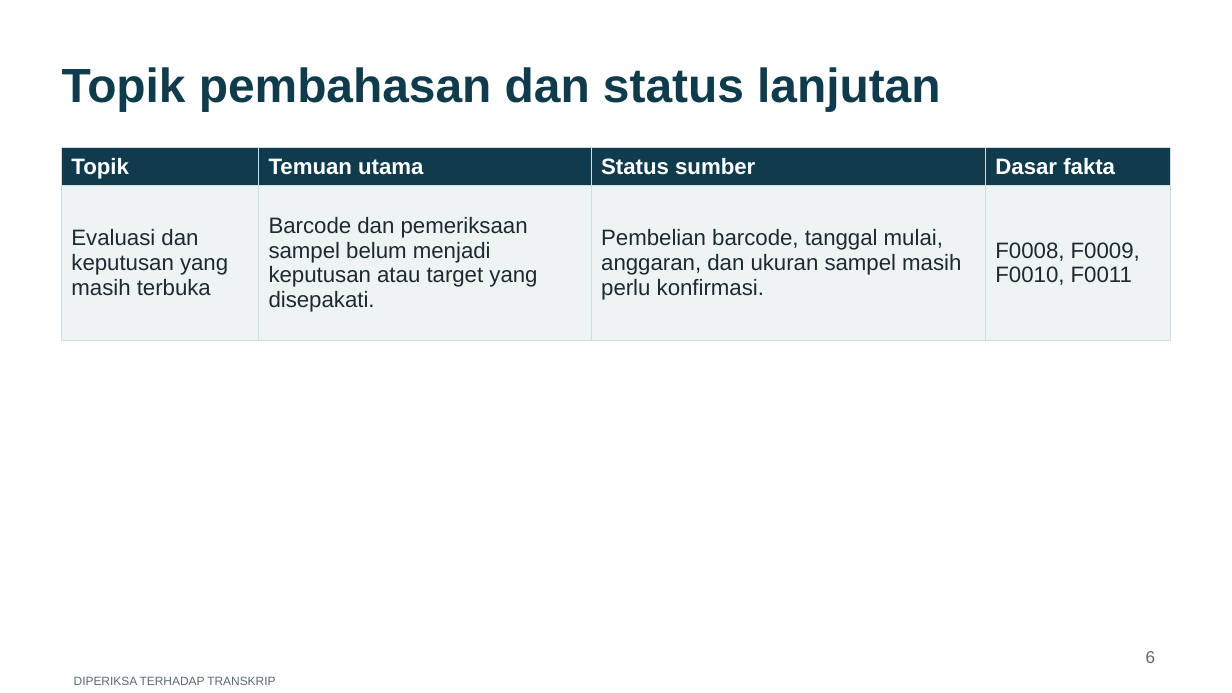
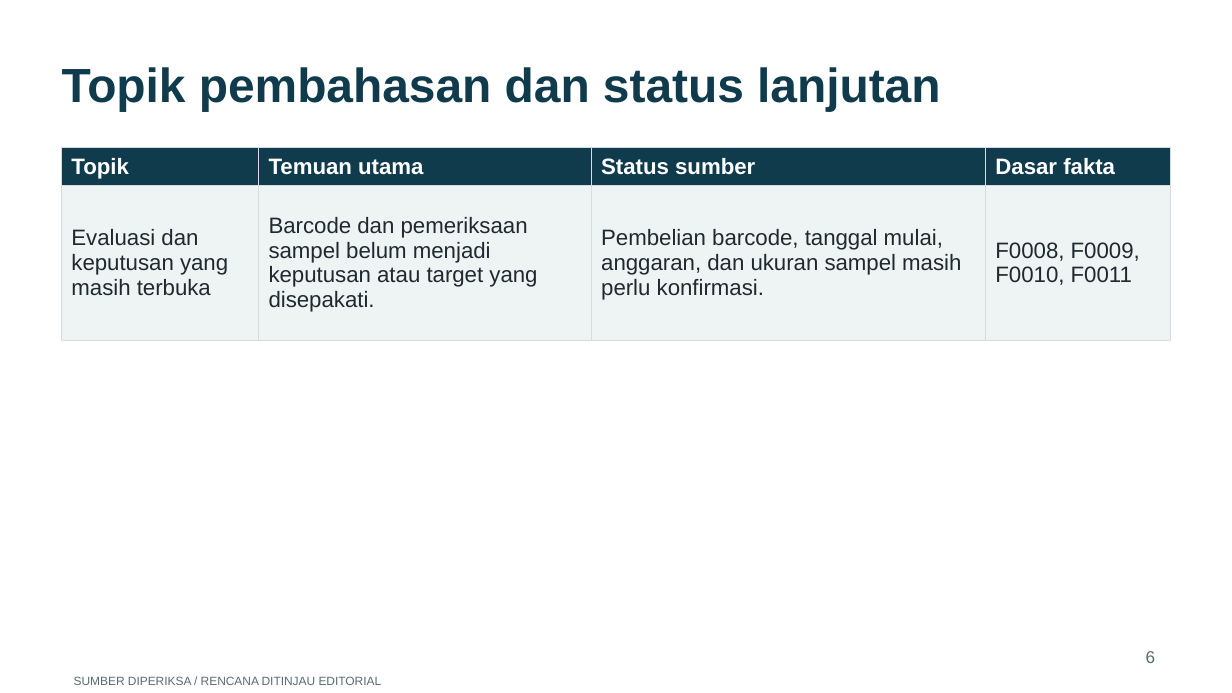
Before and after one commit to briannaufal211/personal-portfolio, a slide deck: slide 6 of assets/demo/n8n-presentation.pptx. Drawn at 1232x693 pixels with LibreOffice and Linux fonts; fonts in the diff are those of the drawing. Boxes give left, top, right and bottom in pixels: in the first picture for what was removed or moved away, otherwise in the second. Text is boxed around its words. In the diff, an @@ line names an element or a change of style, - is before the commit and + after.

Commit message:
Add Indonesian voiceover, full-screen n8n footage and editorially revised demo outputs

```diff
--- a/assets/demo/n8n-presentation.pptx
+++ b/assets/demo/n8n-presentation.pptx
@@ text at (74,676,382,685): text changed @@
-DIPERIKSA TERHADAP TRANSKRIP
+SUMBER DIPERIKSA / RENCANA DITINJAU EDITORIAL
```
Also in this commit, not shown: 12 other slides changed, 3 slides added, 10 slides removed, 8 other files.
